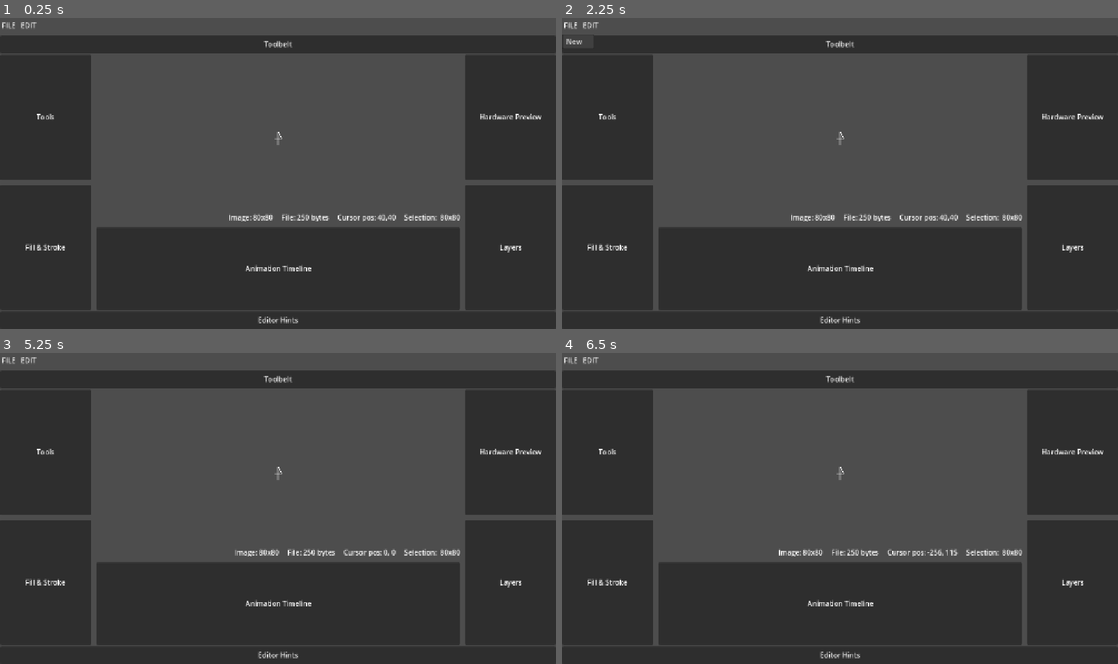
Above: before the commit, frames 1-4 (two rows, left to right).
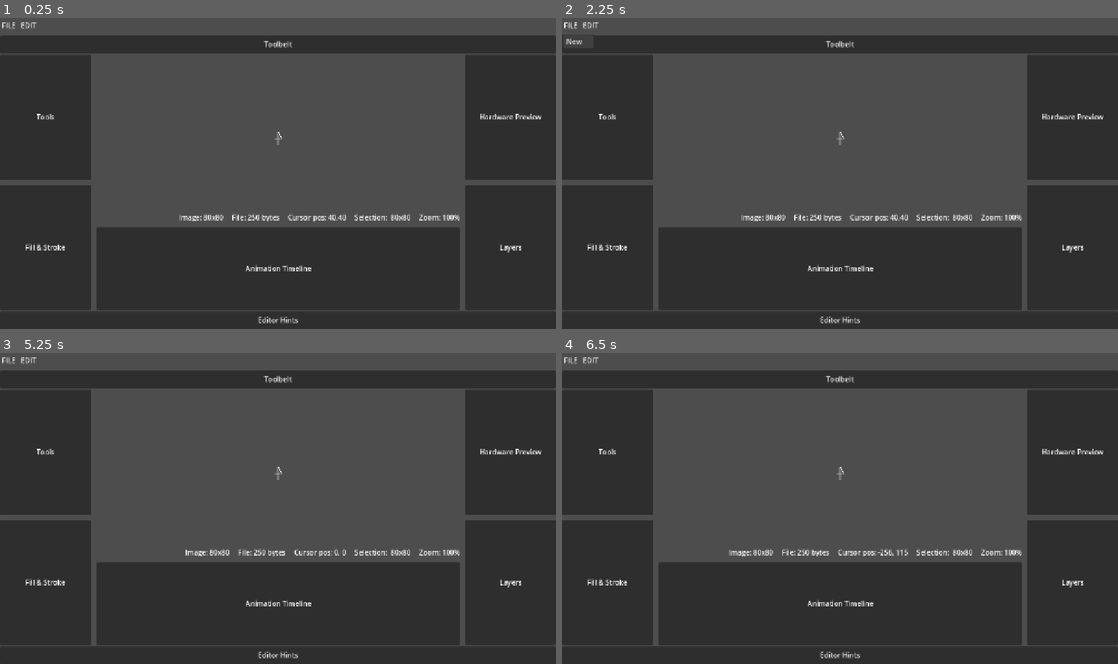
Above: after the commit, the same moments.

Repository: erlog135/Ripple
Game: Godot game, scene res://scenes/Editor.tscn
Same seed, same stepped clock (60 frames per second), same inputs: the game is played once before the commit and once after it. The engine's default icon, where the game draws it, is replaced by a stand-in: a white triangle on a blue panel in a dark square.
Inputs (mouse positions are in pixels of both pictures, inside the frame that each line leads up to):
- Up to frame 1 (0.25 s): no input
- Up to frame 2 (2.25 s): click "FILE" at 0.5 s; click "EDIT" at 1.25 s; click "FILE" at 2 s
- Up to frame 3 (5.25 s): click "EDIT" at 2.75 s; click "FILE" at 3.5 s; click "EDIT" at 4.25 s; tap Enter at 5 s; move the mouse to (278, 474) at 5.02 s; tap P at 5.1 s; click (278, 474) at 5.17 s
- Up to frame 4 (6.5 s): tap Space at 5.75 s; move the mouse to (728, 524) at 5.77 s; tap P at 5.85 s; click (728, 524) at 5.92 s

The runs differ from the first frame. In frame 1, 0.6% of the frame differs, in the area x 32-83%, y 62-66%; in frame 2, 0.6%; in frame 3, 0.6%; in frame 4, 0.7%, in the area x 30-83%, y 62-66%.

Commit message:
show zoom in hud

Diff:
--- a/scenes/interface/CanvasArea.tscn
+++ b/scenes/interface/CanvasArea.tscn
@@ -90,6 +90,11 @@
 text = "Selection:  80x80"
 horizontal_alignment = 1
 
+[node name="ZoomLevel" type="Label" parent="HUDLayer/InfoLabels" unique_id=1740279319]
+layout_mode = 2
+text = "Zoom: 100%"
+horizontal_alignment = 1
+
 [node name="InputLayer" type="Control" parent="." unique_id=622983852]
 clip_contents = true
 layout_mode = 1
--- a/scenes/interface/hud_layer.gd
+++ b/scenes/interface/hud_layer.gd
@@ -4,11 +4,13 @@
 @onready var file_size: Label = $InfoLabels/FileSize
 @onready var cursor_position: Label = $InfoLabels/CursorPosition
 @onready var selection_dimensions: Label = $InfoLabels/SelectionDimensions
+@onready var zoom_level: Label = $InfoLabels/ZoomLevel
+
 
 func _ready() -> void:
 	EditorState.mouse_position_changed.connect(_on_mouse_position_changed)
-
 	ProjectData.data_changed.connect(_on_data_changed)
+	EditorState.zoom_changed.connect(_on_zoom_changed)
 
 func _on_mouse_position_changed(screen_pos: Vector2) -> void:
 	var canvas_center := get_rect().size / 2.0
@@ -18,3 +20,6 @@
 func _on_data_changed(by_user: bool) -> void:
 	var current_frame_bounds := ProjectData.current_sequence.frames[EditorState.current_frame].bounds
 	image_dimensions.text = "Image: %d x %d" % [current_frame_bounds.x, current_frame_bounds.y]
+
+func _on_zoom_changed(screen_pos: Vector2, factor: float):
+	zoom_level.text = "Zoom: %d%%" % int(EditorState.current_zoom*100.0)
